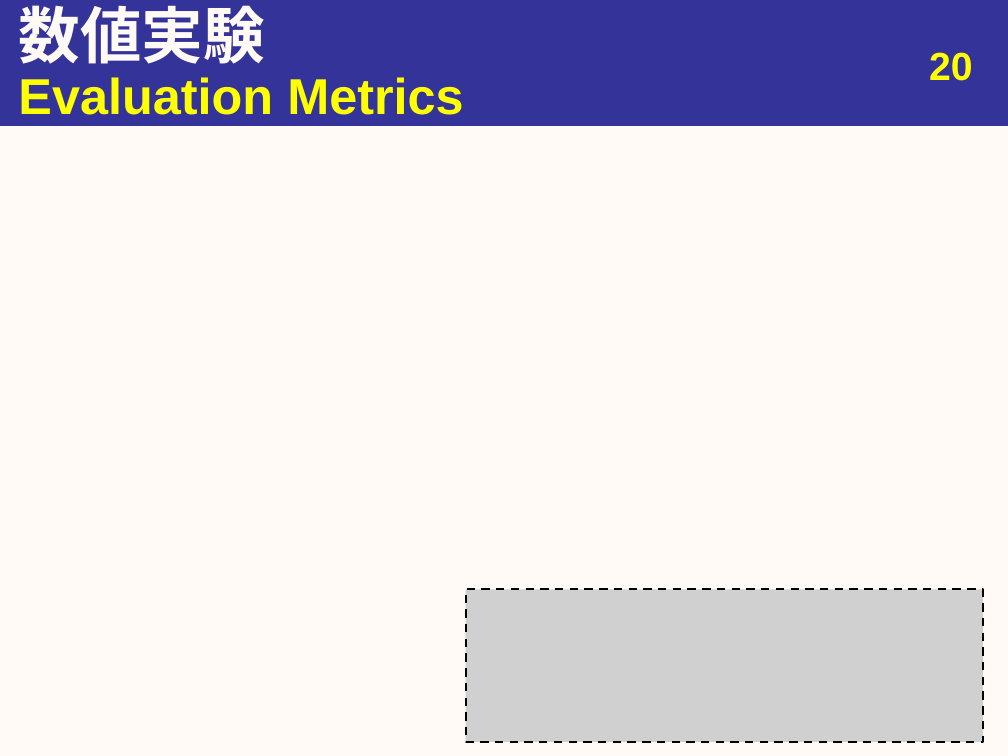
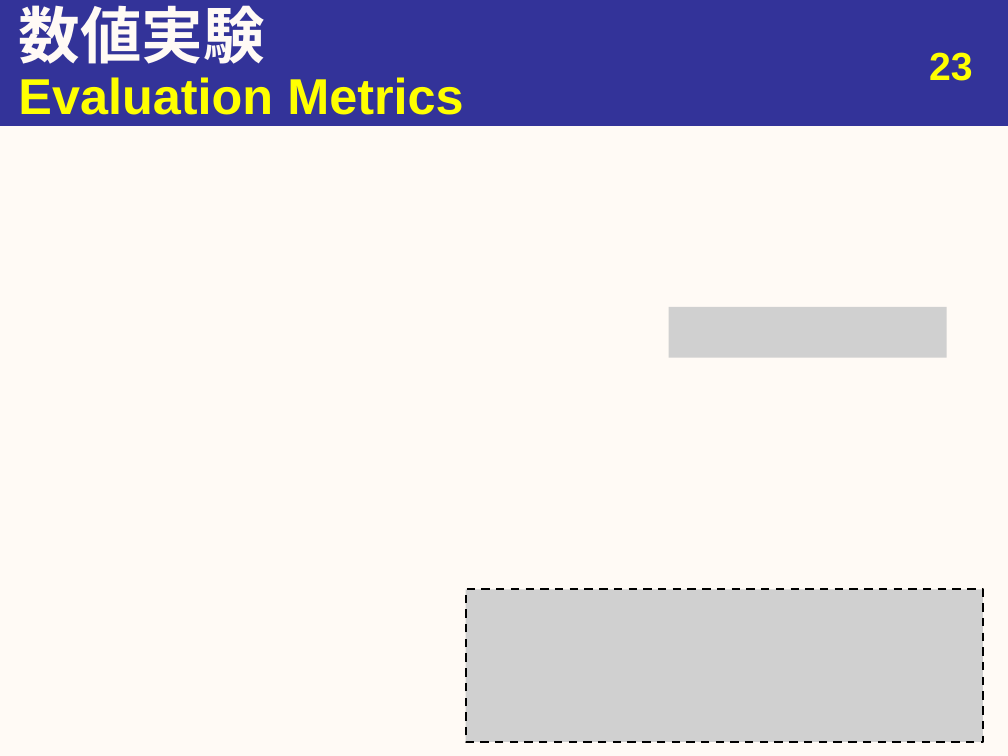
Before and after one commit to youle921/Slide-maintain, a slide deck: slide 23 of slide_1106/20191106_urita_eng.pptx (slide 20 before the commit). Drawn at 1008x756 pixels with LibreOffice and Linux fonts; fonts in the diff are those of the drawing; grey boxes stand for pictures. Boxes give left, top, right and bottom in pixels: in the first picture for what was removed or moved away, otherwise in the second. Text is boxed around its words. In the diff, an @@ line names an element or a change of style, - is before the commit and + after.

```diff
--- a/slide_1106/20191106_urita_eng.pptx
+++ b/slide_1106/20191106_urita_eng.pptx
@@ page number at [929, 52, 973, 81]: text changed @@
-20
+23
@@ picture added at [668, 306, 947, 357] @@
```
Also in this commit, not shown: 9 other slides changed, 4 slides added, 1 slide removed.
